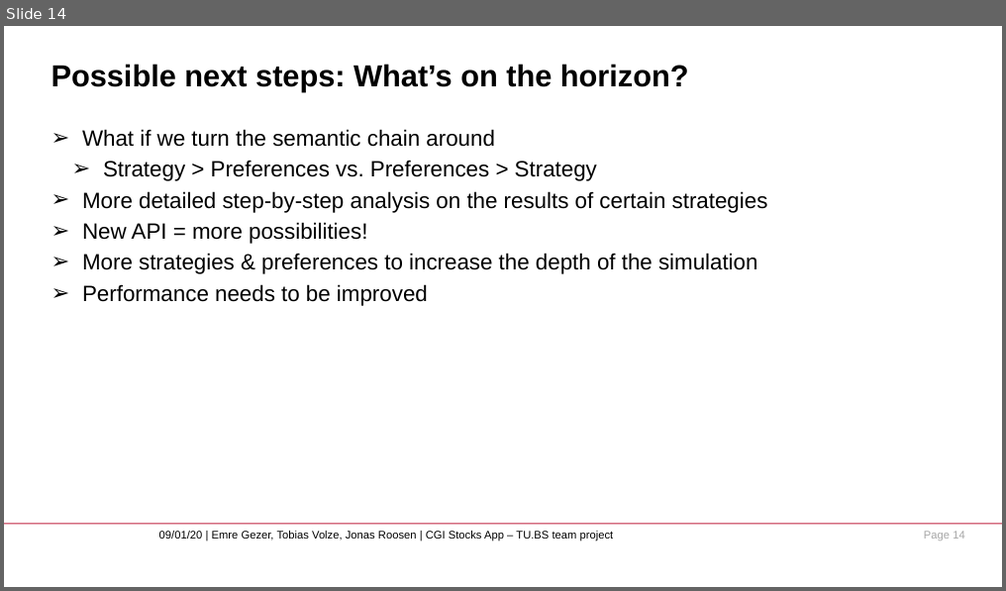
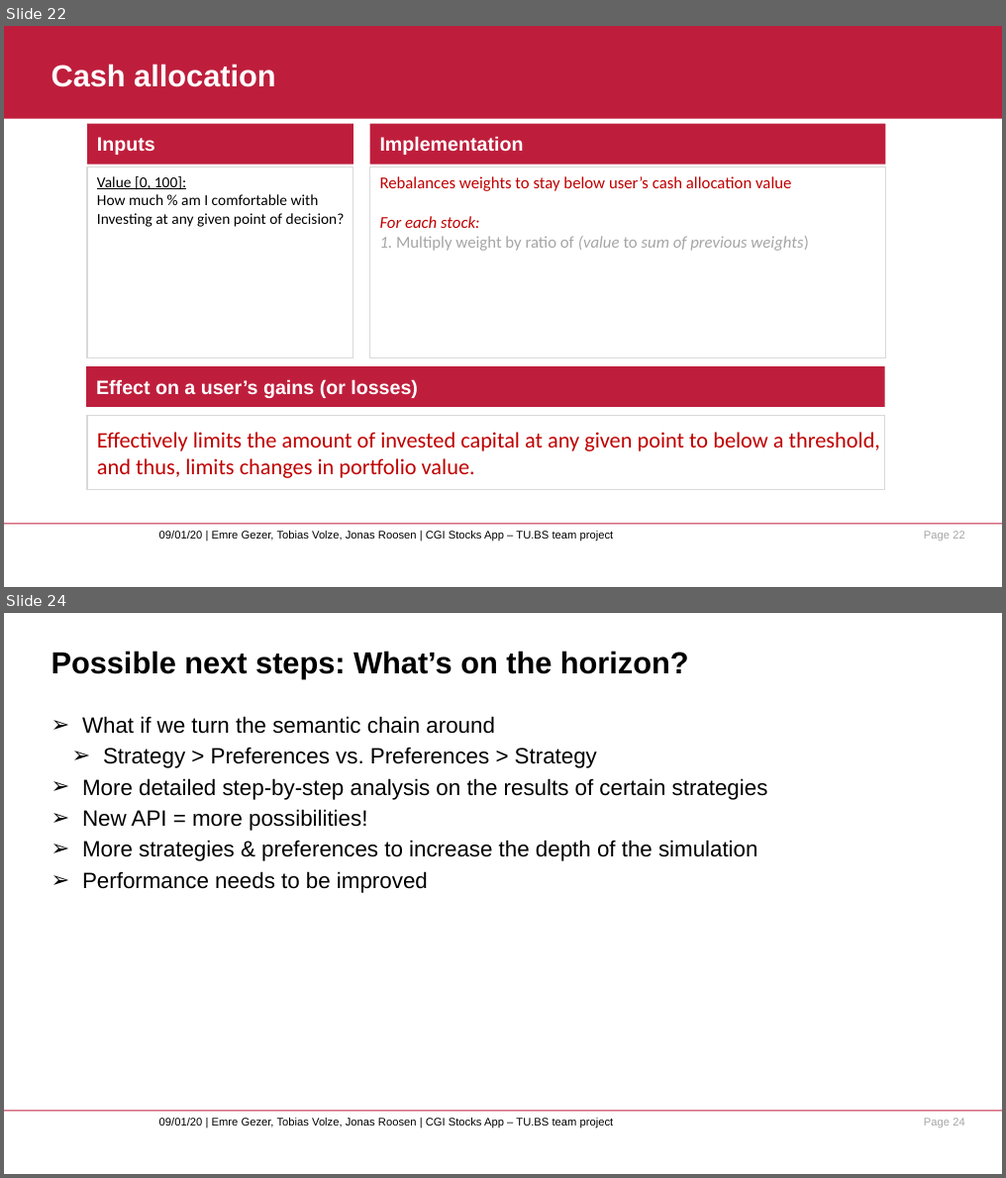
Before and after one commit to neoraven/Teamprojekt_SS20_CGI, a slide deck: presentation/TUBS_CGI_stocks_app_presentation.pptx. Shown one above the other, each under a label of ours: slide 14 before the commit, slides 22 and 24 after it; the slides between them are not shown. The pictures are 1006x591 and 1006x1178 pixels, drawn with LibreOffice and Linux fonts; fonts in the diff are those of the drawing; background and template pictures are left out. Boxes give left, top, right and bottom in pixels: in the first picture for what was removed or moved away, otherwise in the second. Text is boxed around its words. In the diff, an @@ line names an element or a change of style, - is before the commit and + after.

```diff
--- a/presentation/TUBS_CGI_stocks_app_presentation.pptx
+++ b/presentation/TUBS_CGI_stocks_app_presentation.pptx
@@ slide 22 added at (4,26,1002,587), background #FFFFFF; not listed: 3 template elements that a slide beside it also shows @@
@@ rectangle added at (4,26,1002,119), fill #BE1E3C @@
@@ title added at (52,64,275,87), 22 pt, text #FFFFFF, bold @@
+Cash allocation
@@ rectangle added at (87,124,353,165), fill #BE1E3C, 14 pt, text #FFFFFF, bold @@
+Inputs
@@ rectangle added at (370,124,886,165), fill #BE1E3C, 14 pt, text #FFFFFF, bold @@
+Implementation
@@ rectangle added at (87,168,353,360), fill #FFFFFF, outline #D9D9D9 0.75 pt, 11 pt, text #000000 @@
+Value [0, 100]:
+How much % am I comfortable with
+Investing at any given point of decision?
@@ rectangle added at (370,168,886,360), fill #FFFFFF, outline #D9D9D9 0.75 pt, 12 pt, text #C00000 @@
+Rebalances weights to stay below user’s cash allocation value
+For each stock:
+1. Multiply weight by ratio of (value to sum of previous weights)
@@ rectangle added at (87,367,885,407), fill #BE1E3C, 14 pt, text #FFFFFF, bold @@
+Effect on a user’s gains (or losses)
@@ rectangle added at (87,415,884,490), fill #FFFFFF, outline #D9D9D9 0.75 pt, 16 pt, text #C00000 @@
+Effectively limits the amount of invested capital at any given point to below a threshold,
+and thus, limits changes in portfolio value.
@@ what was slide 14 is now slide 24 @@
@@ page number at (924,1118,964,1128): text changed @@
-Page 14
+Page 24
```
Also in this commit, not shown: 1 slide changed, 10 other slides added, 2 slides removed.
